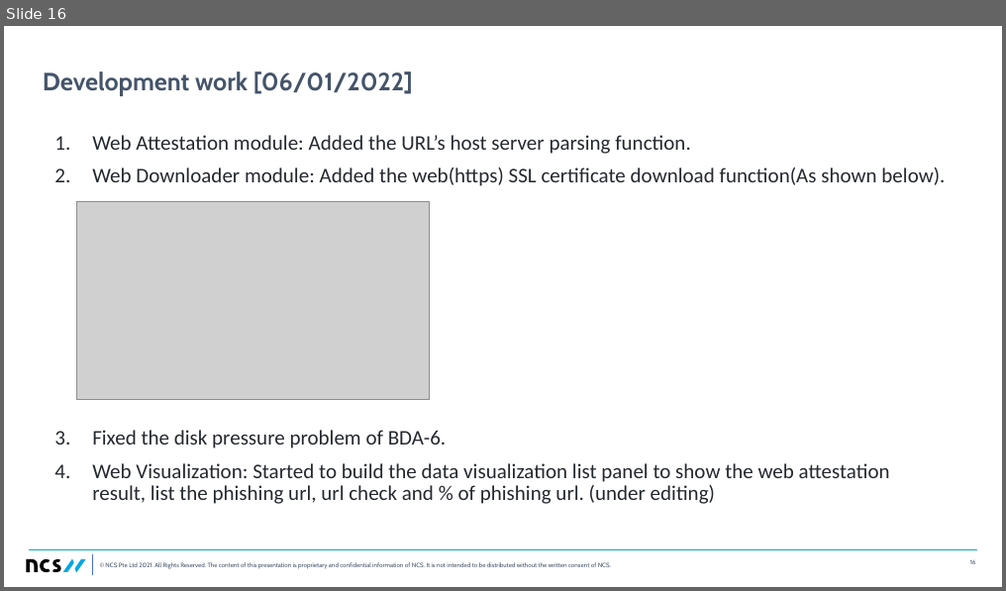
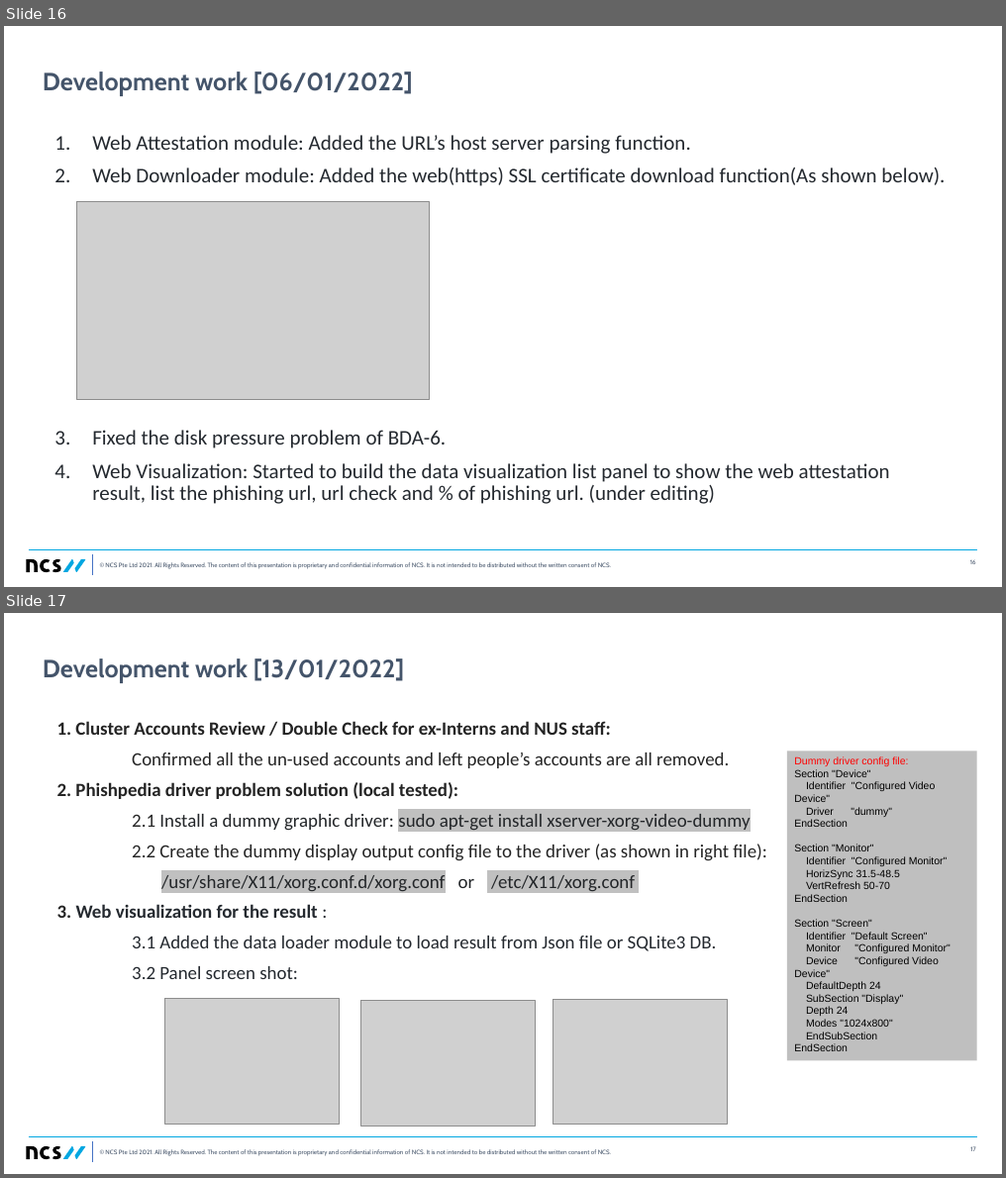
Before and after one commit to LiuYuancheng/Python_Web_Attestation_Tool, a slide deck: doc/progress.pptx. Shown one above the other, each under a label of ours: slide 16 before the commit, slides 16 and 17 after it. The pictures are 1006x591 and 1006x1178 pixels, drawn with LibreOffice and Linux fonts; fonts in the diff are those of the drawing; grey boxes stand for pictures. Boxes give left, top, right and bottom in pixels: in the first picture for what was removed or moved away, otherwise in the second. Text is boxed around its words. In the diff, an @@ line names an element or a change of style, - is before the commit and + after.

Commit message:
Update the progress report.

```diff
--- a/doc/progress.pptx
+++ b/doc/progress.pptx
@@ slide 17 added at <box>4,613,1002,1174</box>, background #FFFFFF; not listed: 9 template elements that a slide beside it also shows @@
@@ title added at <box>43,659,404,683</box>, 24 pt, text #44546A, bold @@
+Development work [13/01/2022]
@@ text added at <box>57,721,766,979</box>, 18 pt, text #242424 @@
+1. Cluster Accounts Review / Double Check for ex-Interns and NUS staff:
+Confirmed all the un-used accounts and left people’s accounts are all removed.
+2. Phishpedia driver problem solution (local tested):
+2.1 Install a dummy graphic driver: sudo apt-get install xserver-xorg-video-dummy
+2.2 Create the dummy display output config file to the driver (as shown in right file):
+/usr/share/X11/xorg.conf.d/xorg.conf or /etc/X11/xorg.conf
+3. Web visualization for the result :
+3.1 Added the data loader module to load result from Json file or SQLite3 DB.
+3.2 Panel screen shot:
@@ rectangle added at <box>787,751,976,1060</box>, fill #BFBFBF, 10 pt, text #000000 @@
+Dummy driver config file:
+Section "Device"
+Identifier "Configured Video Device"
+Driver "dummy"
+EndSection
+Section "Monitor"
+Identifier "Configured Monitor"
+HorizSync 31.5-48.5
+VertRefresh 50-70
+EndSection
+Section "Screen"
+Identifier "Default Screen"
+Monitor "Configured Monitor"
+Device "Configured Video Device"
+DefaultDepth 24
+SubSection "Display"
+Depth 24
+Modes "1024x800"
+EndSubSection
+EndSection
@@ picture added at <box>165,998,339,1124</box> @@
@@ picture added at <box>361,1001,535,1126</box> @@
@@ picture added at <box>553,1000,727,1125</box> @@
```
